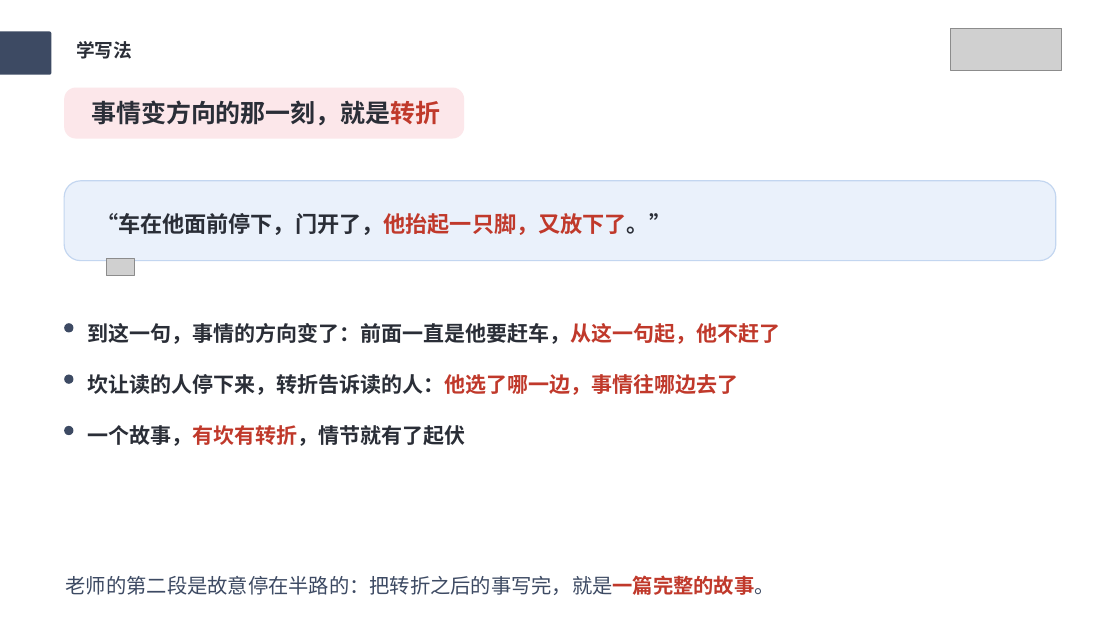
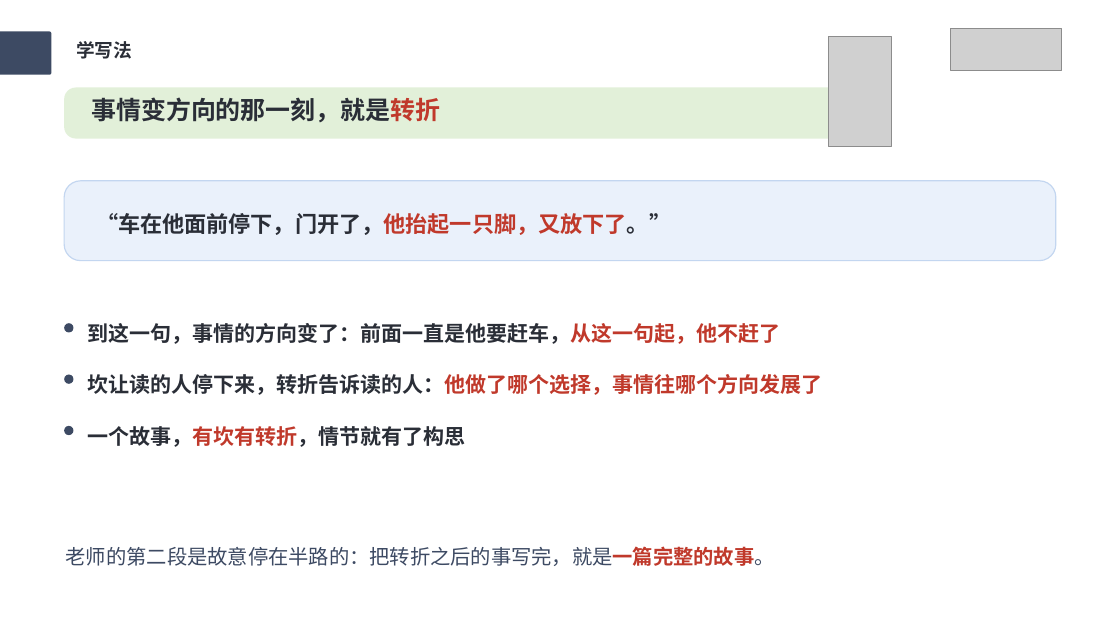
Before and after one commit to wuwenjia6498/laojohn-lesson-plan, a slide deck: slide 11 of 写作课件PPT输出/六上-第四单元-笔尖流出的故事/六上-第四单元-笔尖流出的故事-课件PPT.pptx. Drawn at 1120x630 pixels with LibreOffice and Linux fonts; fonts in the diff are those of the drawing; grey boxes stand for pictures. Boxes give left, top, right and bottom in pixels: in the first picture for what was removed or moved away, otherwise in the second. Text is boxed around its words. In the diff, an @@ line names an element or a change of style, - is before the commit and + after.

```diff
--- a/写作课件PPT输出/六上-第四单元-笔尖流出的故事/六上-第四单元-笔尖流出的故事-课件PPT.pptx
+++ b/写作课件PPT输出/六上-第四单元-笔尖流出的故事/六上-第四单元-笔尖流出的故事-课件PPT.pptx
@@ picture added at [828,36,891,147] @@
@@ rounded rectangle removed at [64,87,464,138] @@
@@ rounded rectangle added at [64,87,880,138], fill #E2F0D9 @@
@@ text "事情变方向的那一刻，就是转折" at [91,97,440,122]: line spacing 0.99 to 0.89 @@
@@ picture removed at [106,258,134,276] @@
@@ text at [88,374,823,395]: text changed; text colour #2A2E37 to #C0392B @@
-坎让读的人停下来，转折告诉读的人：他选了哪一边，事情往哪边去了
+坎让读的人停下来，转折告诉读的人：他做了哪个选择，事情往哪个方向发展了
@@ text at [88,426,466,447]: text changed @@
-一个故事，有坎有转折，情节就有了起伏
+一个故事，有坎有转折，情节就有了构思
@@ text "老师的第二段是故意停在半路的：把转折之后的事写完，就是一篇完整的故事。": place and size @@
-text "老师的第二段是故意停在半路的：把转折之后的事写完，就是一篇完整的故事。" at [66,575,775,595]
+text "老师的第二段是故意停在半路的：把转折之后的事写完，就是一篇完整的故事。" at [66,546,775,566]
@@ text "老师的第二段是故意停在半路的：把转折之后的事写完，就是一篇完整的故事。" at [66,546,775,566]: size 26 to 26.1 pt @@
```
Also in this commit, not shown: 27 other slides changed, 1 slide added, 1 slide removed, 4 other files.
